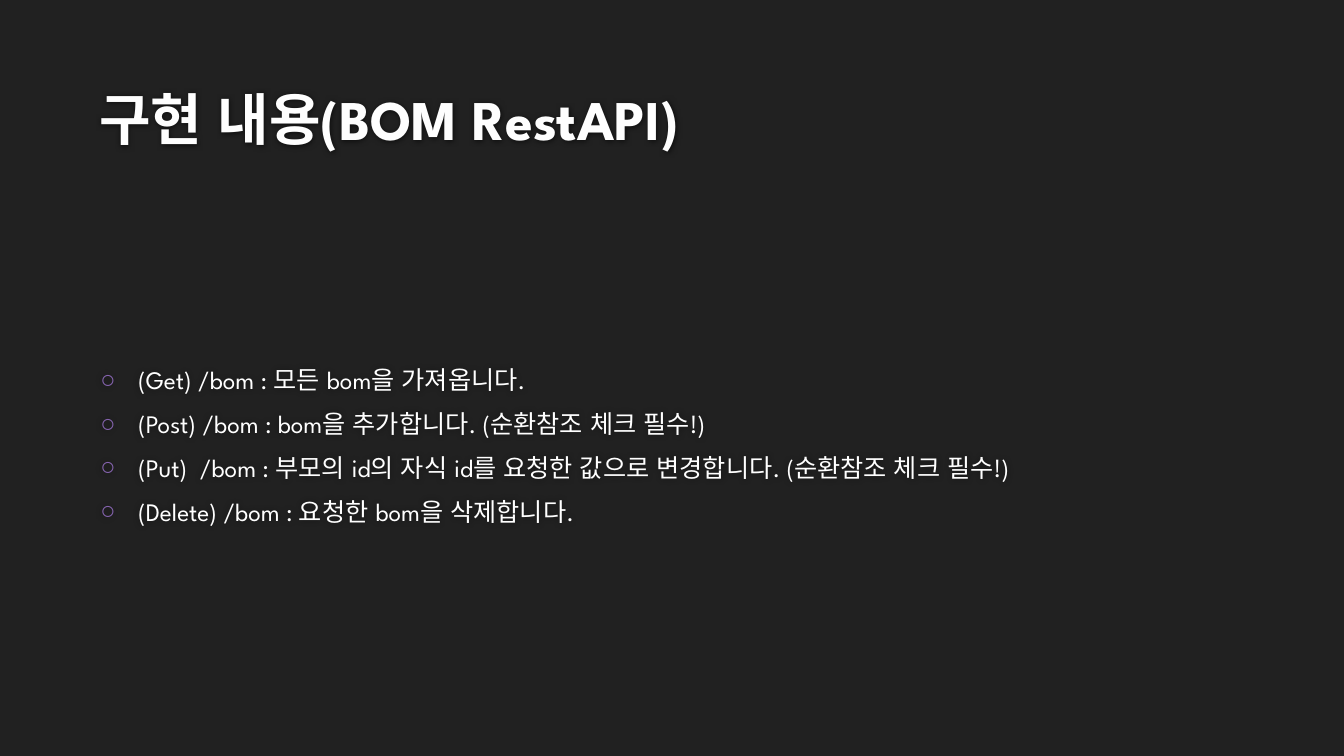
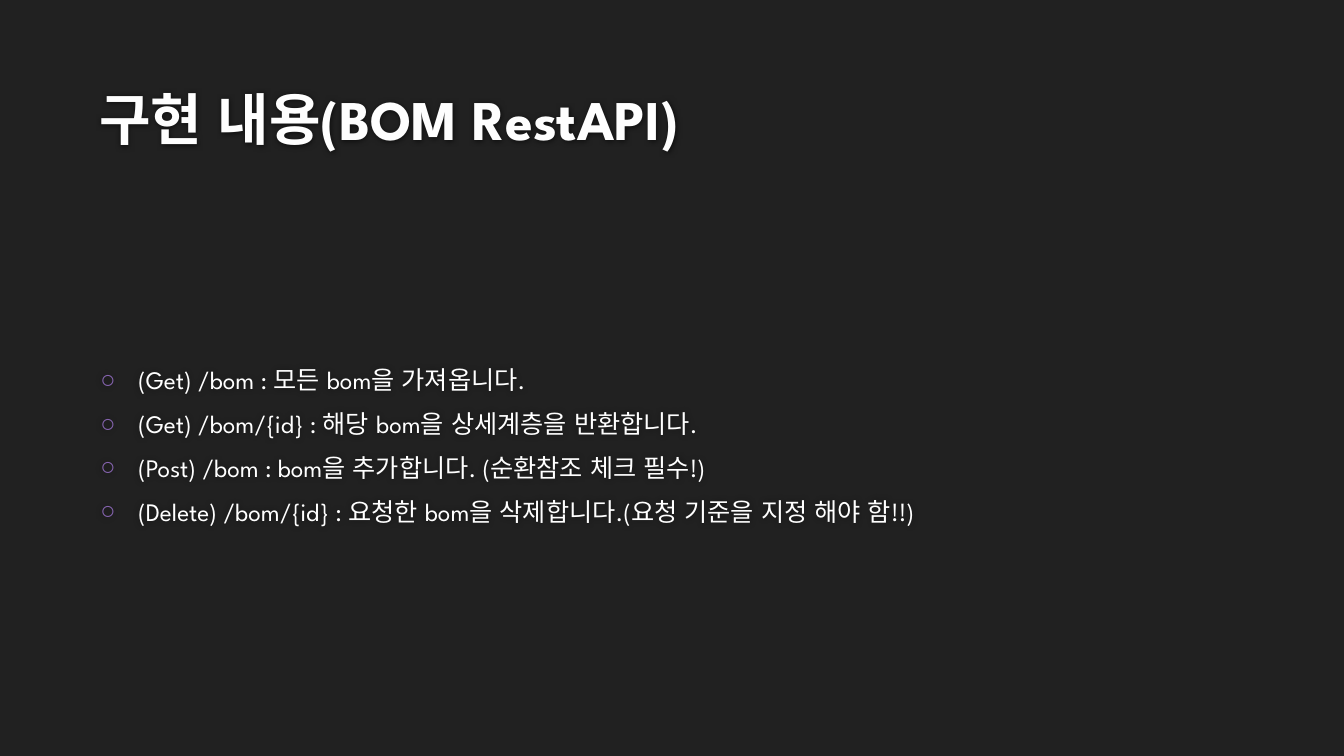
Before and after one commit to J-HyeonSeo/J-InVenTo, a slide deck: slide 17 of src/main/resources/Guide/스프링부트로 재고관리 프로그램 제작하기.pptx. Drawn at 1344x756 pixels with LibreOffice and Linux fonts; fonts in the diff are those of the drawing; background and template pictures are left out. Boxes give left, top, right and bottom in pixels: in the first picture for what was removed or moved away, otherwise in the second. Text is boxed around its words. In the diff, an @@ line names an element or a change of style, - is before the commit and + after.

Commit message:
--수행 목록-- - Bom 관련 컨트롤러 및 서비스 일부 구현 - Bom 관련 Exception 정의 - ErrorType을 Interface로 만듦.

```diff
--- a/src/main/resources/Guide/스프링부트로 재고관리 프로그램 제작하기.pptx
+++ b/src/main/resources/Guide/스프링부트로 재고관리 프로그램 제작하기.pptx
@@ text at (x1=138, y1=412, x2=698, y2=439): paragraph added @@
+○ (Get) /bom/{id} : 해당 bom을 상세계층을 반환합니다.
@@ text at (x1=138, y1=500, x2=914, y2=527): text changed @@
-○ (Put) /bom : 부모의 id의 자식 id를 요청한 값으로 변경합니다. (순환참조 체크 필수!)
-○ (Delete) /bom : 요청한 bom을 삭제합니다.
+○ (Delete) /bom/{id} : 요청한 bom을 삭제합니다.(요청 기준을 지정 해야 함!!)
```
Also in this commit, not shown: 1 other slide changed, 14 other files.
